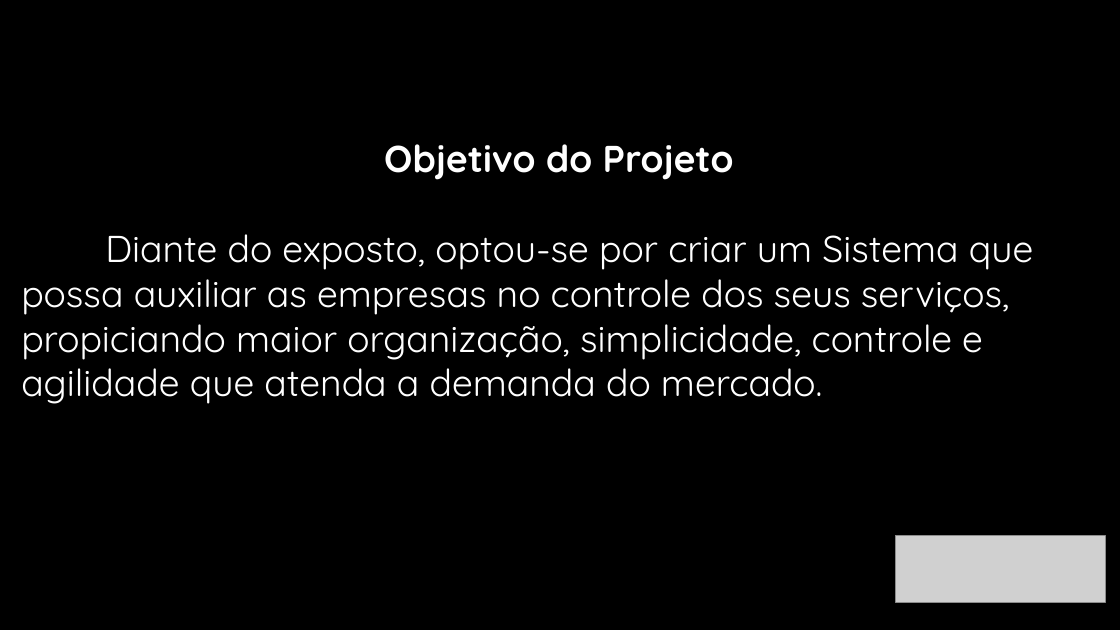
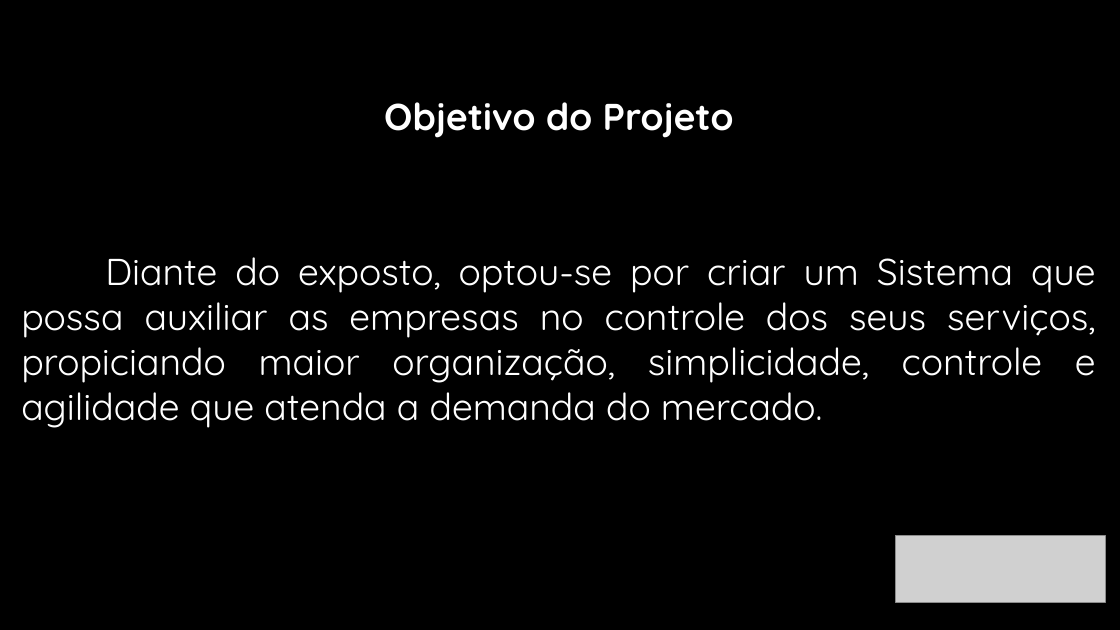
Before and after one commit to railsonsousa10/TesteDeSistema, a slide deck: slide 3 of Gestão Pet Shop.pptx. Drawn at 1120x630 pixels with LibreOffice and Linux fonts; fonts in the diff are those of the drawing; grey boxes stand for pictures; background and template pictures are left out. Boxes give left, top, right and bottom in pixels: in the first picture for what was removed or moved away, otherwise in the second. Text is boxed around its words. In the diff, an @@ line names an element or a change of style, - is before the commit and + after.

```diff
--- a/Gestão Pet Shop.pptx
+++ b/Gestão Pet Shop.pptx
@@ text added at <box>384,102,734,138</box>, 32 pt, text #FFFFFF, bold @@
+Objetivo do Projeto
@@ text at <box>384,144,734,180</box>: paragraph removed @@
-Objetivo do Projeto
@@ text "Diante do exposto, optou-se por ...": place and size @@
-text "Diante do exposto, optou-se por ..." at <box>21,144,1033,404</box>
+text "Diante do exposto, optou-se por ..." at <box>21,257,1096,428</box>
@@ text "Diante do exposto, optou-se por ..." at <box>21,257,1096,428</box>: alignment left to justified @@
```
Also in this commit, not shown: 2 other slides changed, 3 slides added, 1 slide removed.
